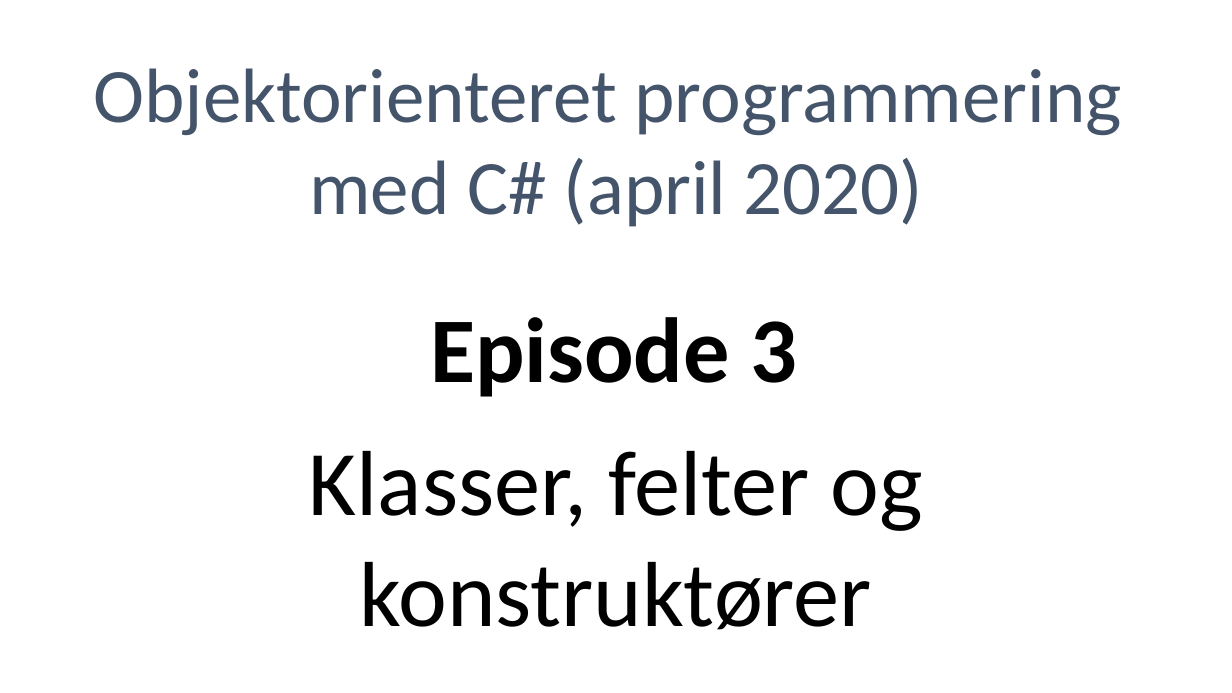
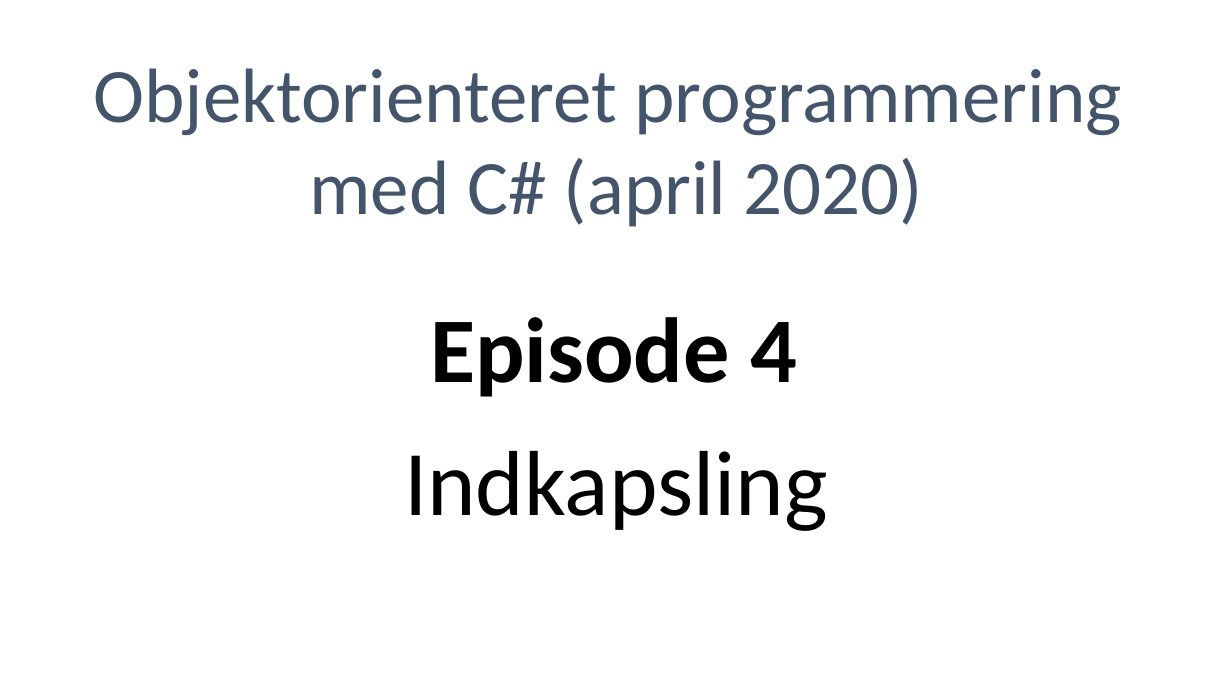
Before and after one commit to devcronberg/csskole, a slide deck: slide 1 of noter/Z01Temp/cover.pptx. Drawn at 1232x693 pixels with LibreOffice and Linux fonts; fonts in the diff are those of the drawing. Boxes give left, top, right and bottom in pixels: in the first picture for what was removed or moved away, otherwise in the second. Text is boxed around its words. In the diff, an @@ line names an element or a change of style, - is before the commit and + after.

```diff
--- a/noter/Z01Temp/cover.pptx
+++ b/noter/Z01Temp/cover.pptx
@@ text at [430, 317, 798, 397]: text changed @@
-Episode 3
+Episode 4
@@ text at [404, 451, 827, 531]: text changed @@
-Klasser, felter og
-konstruktører
+Indkapsling
```
Also in this commit, not shown: 5 other files.
